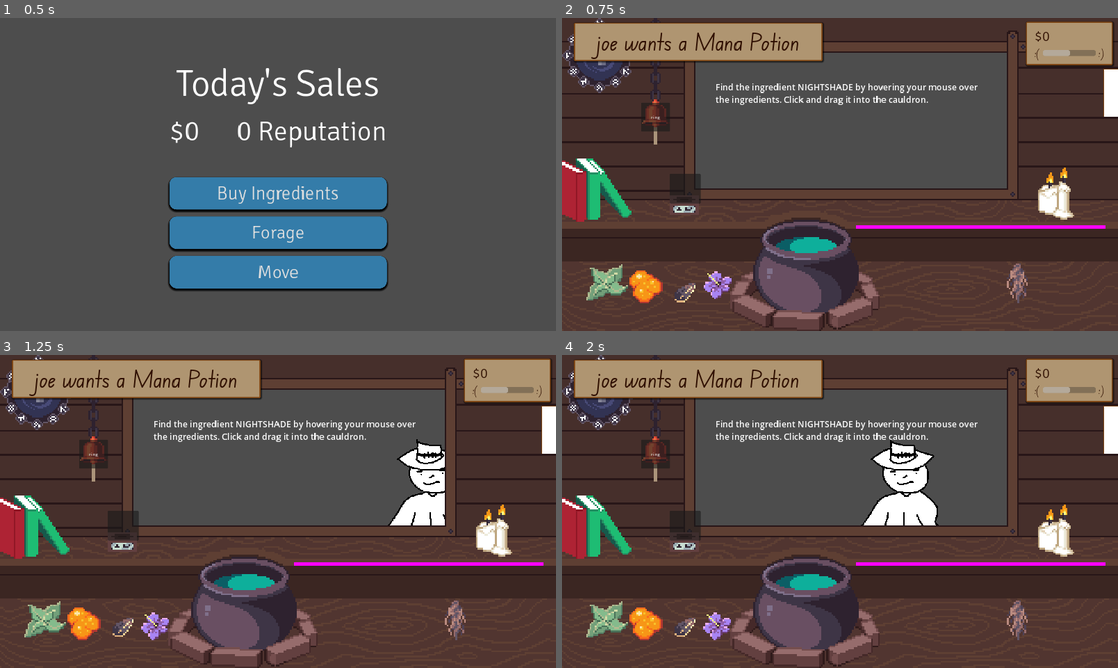
Above: before the commit, frames 1-4 (two rows, left to right).
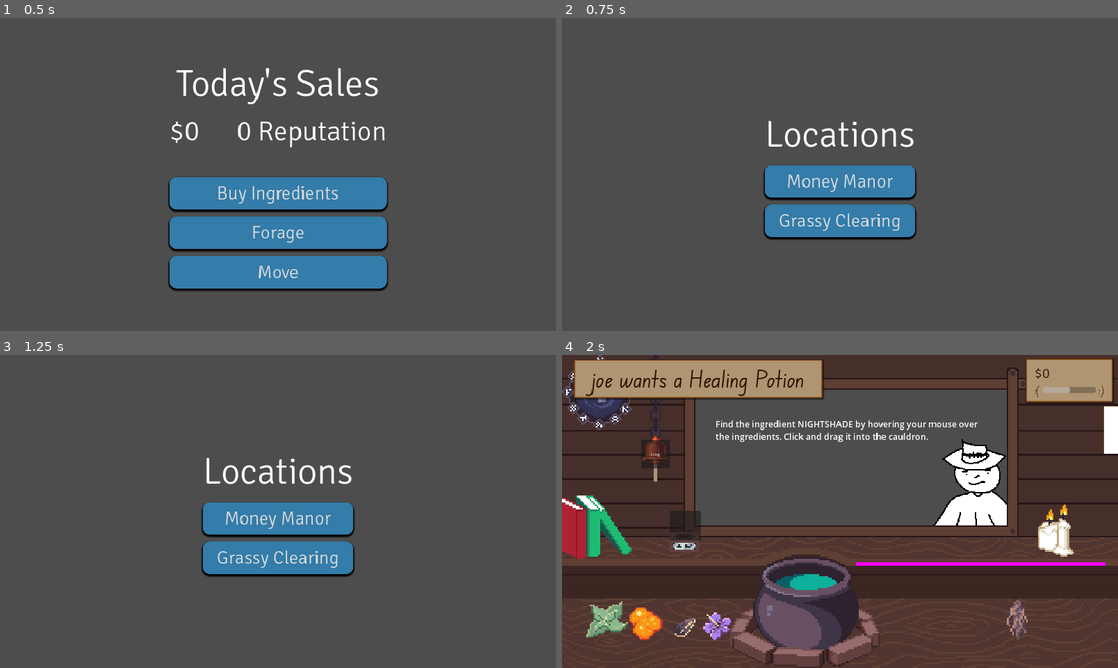
Above: after the commit, the same moments.

Repository: HuskyGameDev/2024s-team3
Game: Godot game, scene res://Scenes/Screens/NightMenu.tscn
The game is run twice, just before and just after one commit, with the same random seed, the same clock (stepped at 60 frames per second) and the same inputs. This scene is started directly instead of the project's main scene.
Inputs (mouse positions are in pixels of both pictures, inside the frame that each line leads up to):
- Up to frame 1 (0.5 s): no input
- Up to frame 2 (0.75 s): click "Move" at 0.5 s
- Up to frame 3 (1.25 s): no input
- Up to frame 4 (2 s): click (840, 517) at 1.25 s, where only the run after the commit has a clickable "Money Manor"

Frame 1 is identical in both runs. In frame 2, 77% of the frame differs, in the area x 0-100%, y 0-100%; in frame 3, 79%; in frame 4, 5.6%.
Error in both runs: Modulo by zero error in operator '%'. (res://Scripts/customer.gd:18)

Commit message:
moving at night (no map)

Diff:
--- /dev/null
+++ b/Scenes/Screens/NightMap.tscn
@@ -0,0 +1,33 @@
+[gd_scene load_steps=3 format=3 uid="uid://croemub1028fn"]
+
+[ext_resource type="Script" path="res://Scripts/nightMap.gd" id="1_lv3m3"]
+[ext_resource type="Theme" uid="uid://c4l3g5vcxwkhn" path="res://Assets/Themes/NightMenuTheme.tres" id="2_3mese"]
+
+[node name="NightMap" type="Control"]
+layout_mode = 3
+anchors_preset = 15
+anchor_right = 1.0
+anchor_bottom = 1.0
+grow_horizontal = 2
+grow_vertical = 2
+script = ExtResource("1_lv3m3")
+
+[node name="CenterContainer" type="CenterContainer" parent="."]
+layout_mode = 1
+anchors_preset = 15
+anchor_right = 1.0
+anchor_bottom = 1.0
+grow_horizontal = 2
+grow_vertical = 2
+
+[node name="VBoxContainer" type="VBoxContainer" parent="CenterContainer"]
+layout_mode = 2
+theme = ExtResource("2_3mese")
+theme_override_constants/separation = 24
+
+[node name="SalesLabel" type="Label" parent="CenterContainer/VBoxContainer"]
+layout_mode = 2
+theme_type_variation = &"HeaderLarge"
+theme_override_font_sizes/font_size = 128
+text = "Locations"
+horizontal_alignment = 1
--- /dev/null
+++ b/Scripts/nightMap.gd
@@ -0,0 +1,28 @@
+extends Node
+
+const LOCATION_PATH = "res://Assets/Resources/Locations/"
+
+func _ready():
+	## get locations
+	var locations = []
+	var dir = DirAccess.open(LOCATION_PATH)
+	if dir:
+		dir.list_dir_begin()
+		var file_name = dir.get_next()
+		while file_name != "":
+			if '.tres.remap' in file_name:
+				file_name = file_name.trim_suffix('.remap')
+			locations.push_back(load(LOCATION_PATH + file_name))
+			file_name = dir.get_next()
+	## add buttons
+	for location in locations:
+		var button = Button.new()
+		button.text = location.name
+		button.add_theme_font_size_override("font_size", 64)
+		button.pressed.connect(_button_pressed.bind(location))
+		$"CenterContainer/VBoxContainer".add_child(button)
+
+func _button_pressed(location:Location):
+	PlayerData.save.currentLocation = location
+	PlayerData.save_game()
+	get_tree().change_scene_to_file("res://Scenes/Screens/Main.tscn")
--- a/Scripts/nightMenu.gd
+++ b/Scripts/nightMenu.gd
@@ -17,5 +17,4 @@
 
 
 func _on_move_button_pressed():
-	print("moving not implemented yet")
-	get_tree().change_scene_to_file("res://Scenes/Screens/Main.tscn")
+	get_tree().change_scene_to_file("res://Scenes/Screens/NightMap.tscn")
